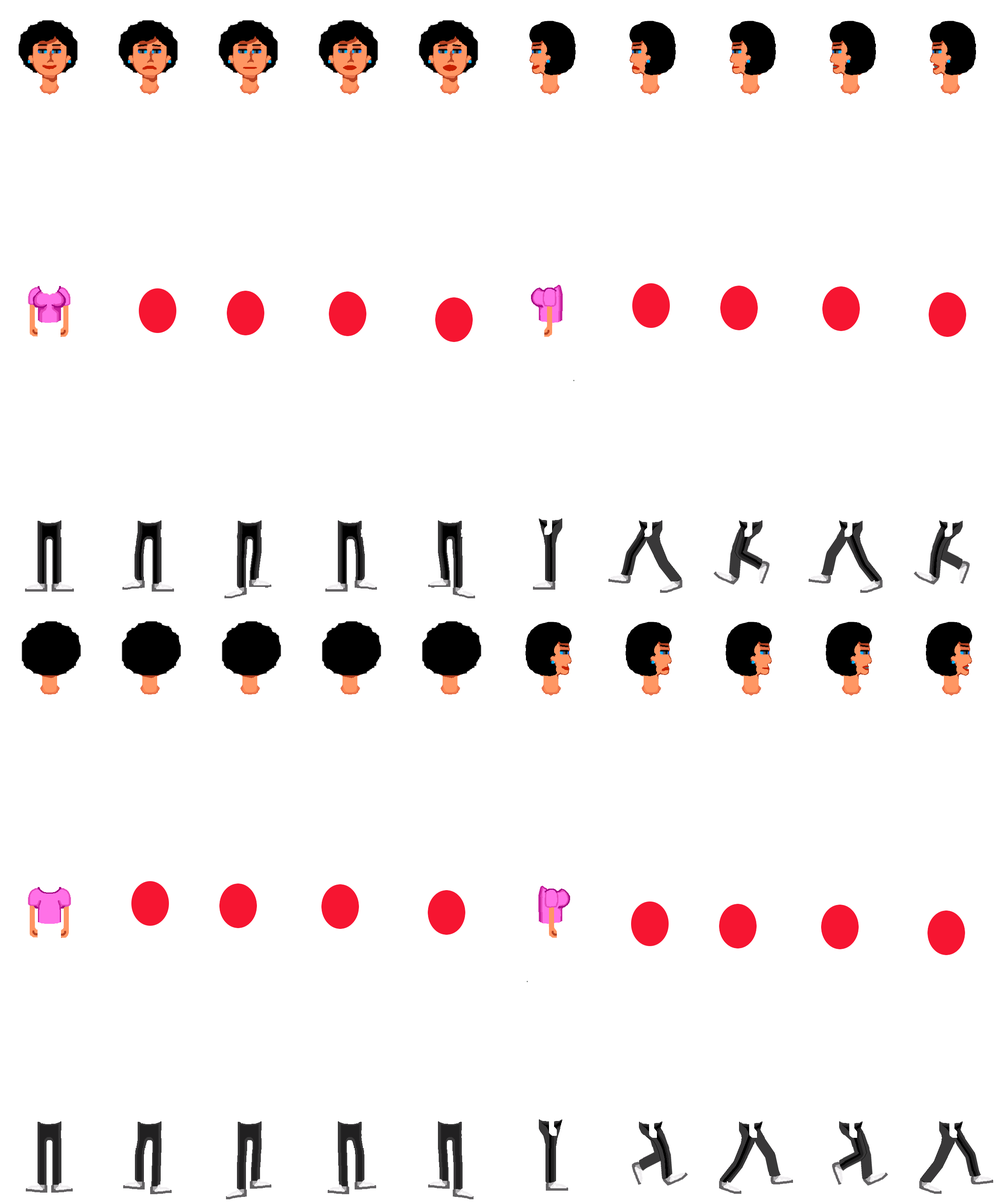
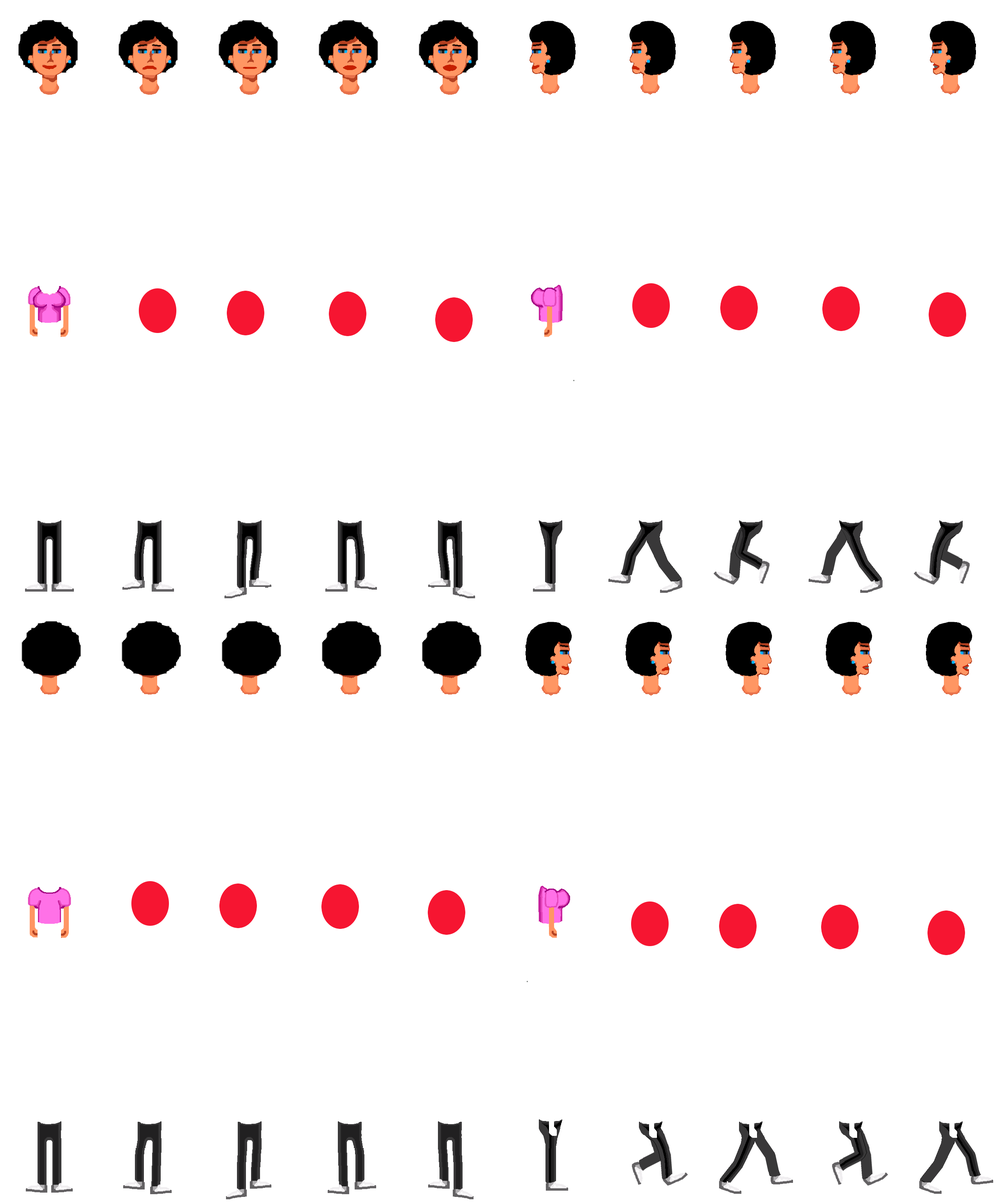
Comparing the layer stacks of the two 1001×1202 images. Changes:
painted on "Background" over [left=18, top=19, right=953, bottom=592]
